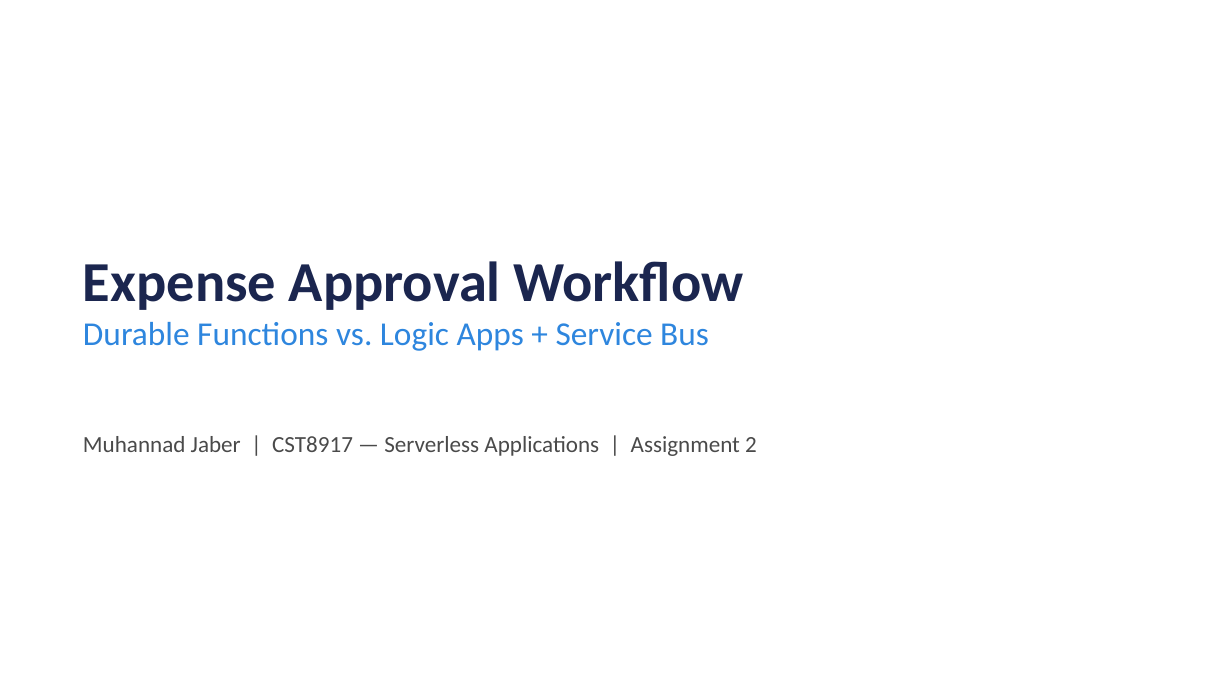
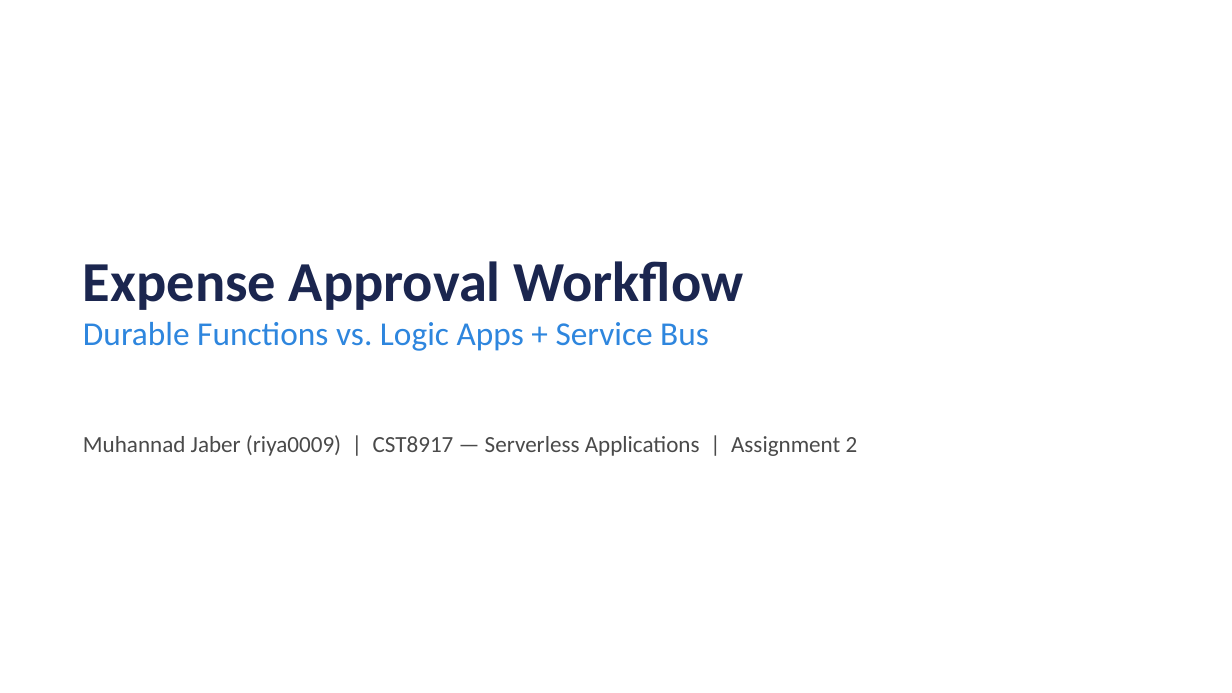
Before and after one commit to muhannadj27/CST8917-assignment2, a slide deck: slide 1 of presentation/slides.pptx. Drawn at 1232x693 pixels with LibreOffice and Linux fonts; fonts in the diff are those of the drawing. Boxes give left, top, right and bottom in pixels: in the first picture for what was removed or moved away, otherwise in the second. Text is boxed around its words. In the diff, an @@ line names an element or a change of style, - is before the commit and + after.

```diff
--- a/presentation/slides.pptx
+++ b/presentation/slides.pptx
@@ text at bbox=[83, 435, 858, 456]: text changed @@
-Muhannad Jaber | CST8917 — Serverless Applications | Assignment 2
+Muhannad Jaber (riya0009) | CST8917 — Serverless Applications | Assignment 2
```
Also in this commit, not shown: 3 other slides changed, 1 other file.
